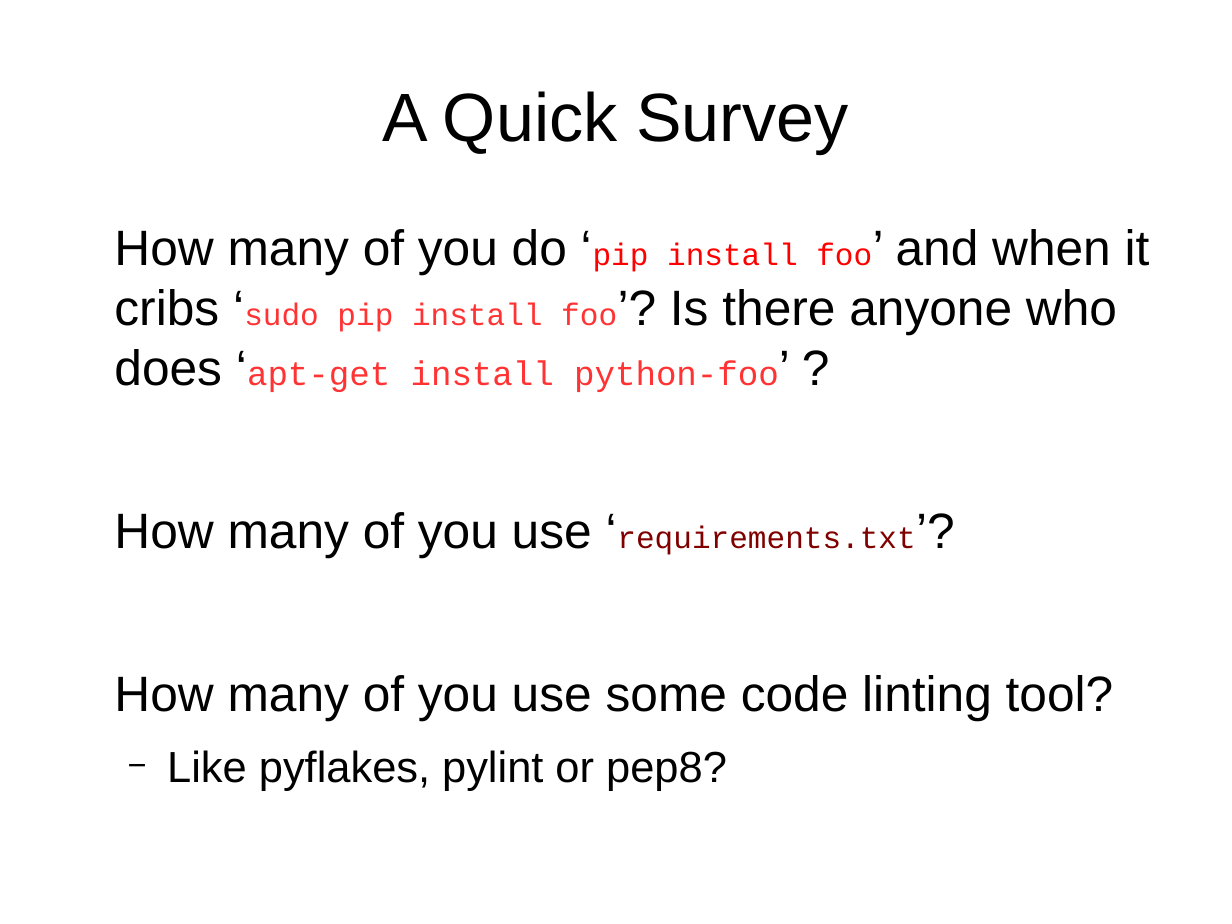
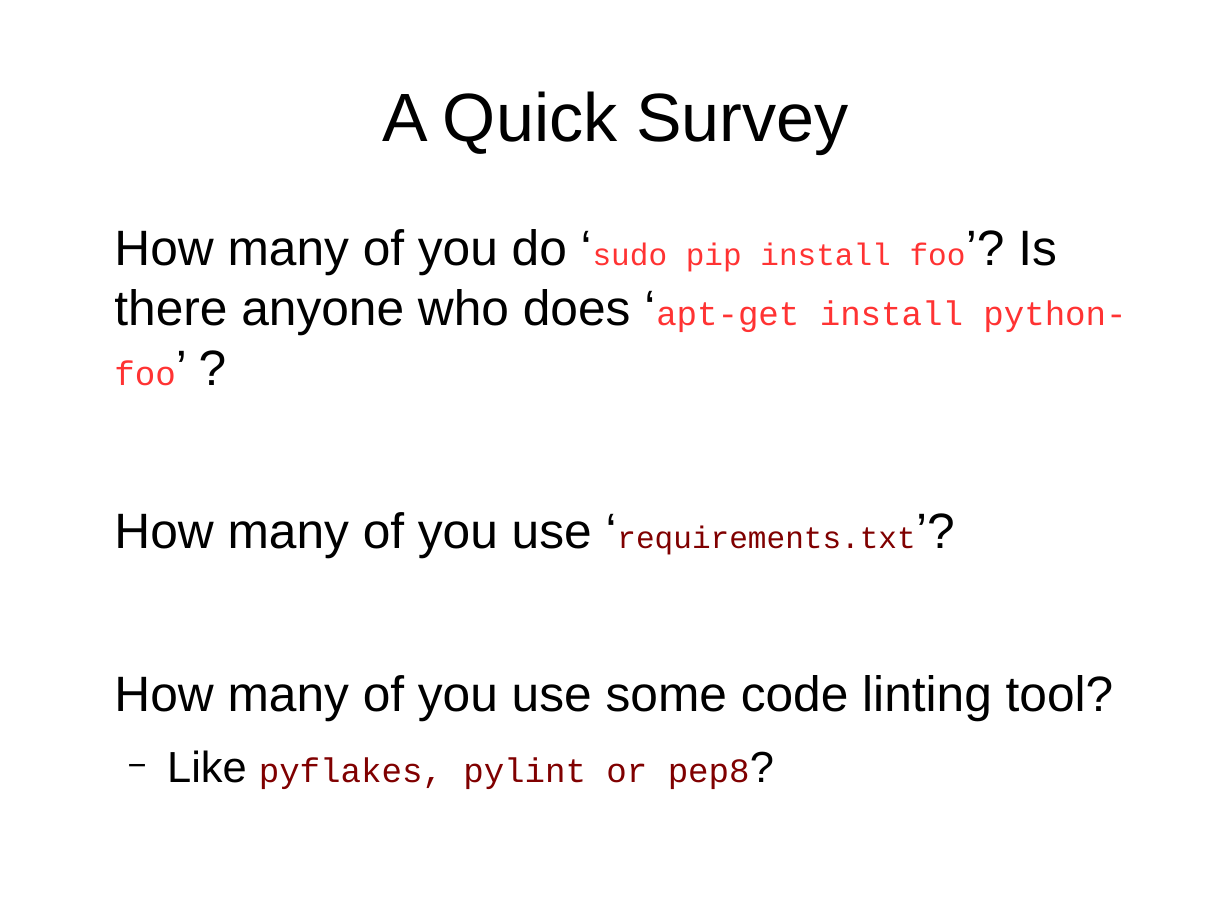
Before and after one commit to gabhijit/Pycon-2018, a slide deck: slide 3 of presentation.odp. Drawn at 1232x924 pixels with LibreOffice and Linux fonts; fonts in the diff are those of the drawing. Boxes give left, top, right and bottom in pixels: in the first picture for what was removed or moved away, otherwise in the second. Text is boxed around its words. In the diff, an @@ line names an element or a change of style, - is before the commit and + after.

```diff
--- a/presentation.odp
+++ b/presentation.odp
@@ text at bbox=[114, 229, 1126, 386]: text changed; font Arial to Courier New; text colour #000000 to #FF3333 @@
-How many of you do ‘pip install foo’ and when it cribs ‘sudo pip install foo’? Is there anyone who does ‘apt-get install python-foo’ ?
+How many of you do ‘sudo pip install foo’? Is there anyone who does ‘apt-get install python-foo’ ?
@@ text at bbox=[167, 750, 750, 789]: size 28 to 22 pt, font Arial to Courier New, text colour #000000 to #800000 in "pyflakes, pylint or pep8?" @@
```
Also in this commit, not shown: 11 other slides changed, 18 slides added, 2 slides removed.
